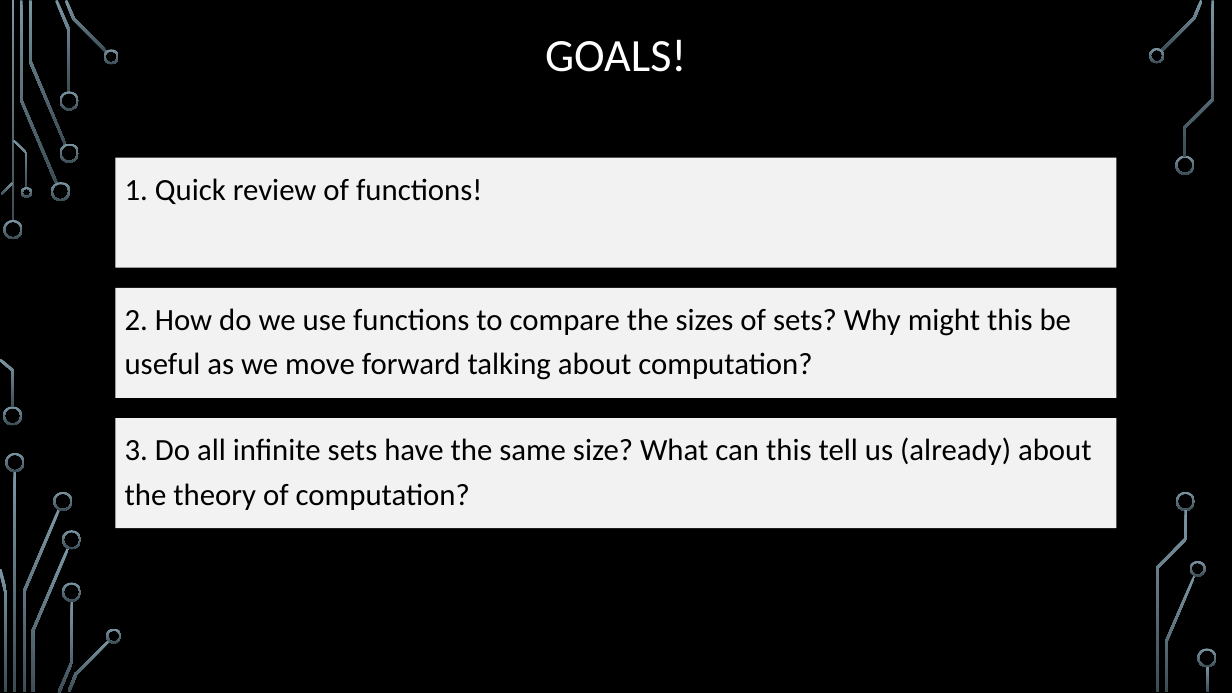
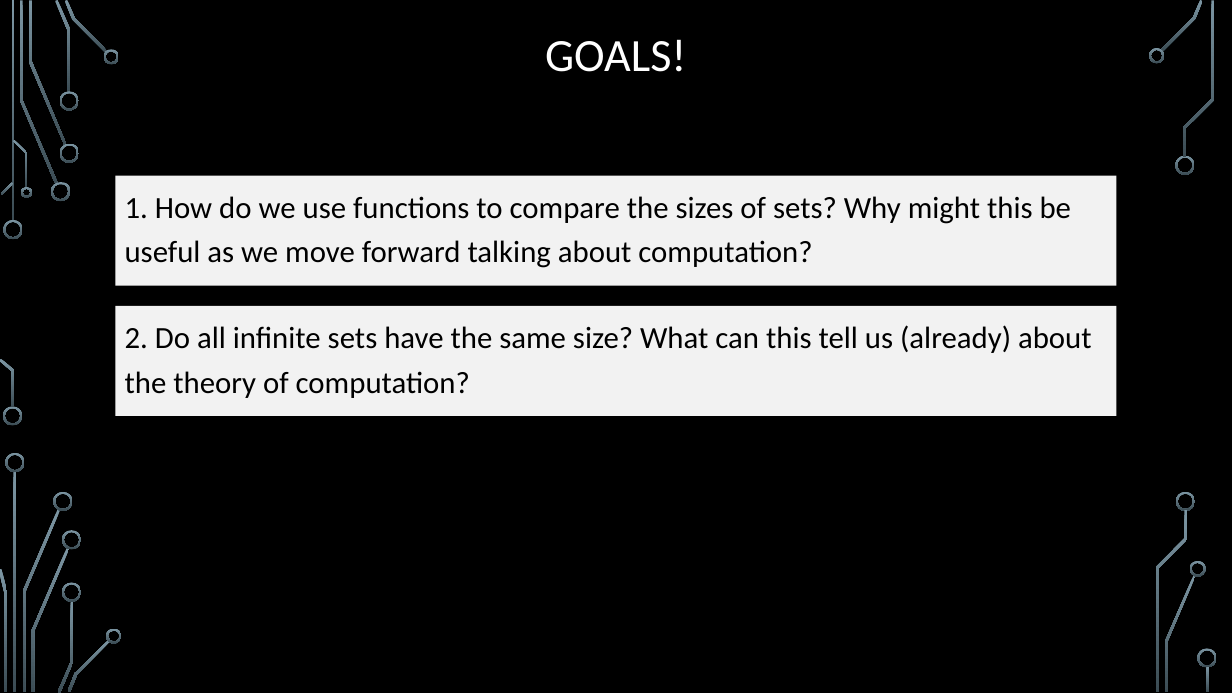
Before and after one commit to markfloryan/dmt2, a slide deck: slide 2 of slides/01-Cardinality.pptx. Drawn at 1232x693 pixels with LibreOffice and Linux fonts; fonts in the diff are those of the drawing; background and template pictures are left out. Boxes give left, top, right and bottom in pixels: in the first picture for what was removed or moved away, otherwise in the second. Text is boxed around its words. In the diff, an @@ line names an element or a change of style, - is before the commit and + after.

```diff
--- a/slides/01-Cardinality.pptx
+++ b/slides/01-Cardinality.pptx
@@ rectangle "1. How do we use ...": place and size @@
-rectangle "1. How do we use ..." at [116, 288, 1116, 398]
+rectangle "1. How do we use ..." at [116, 176, 1116, 286]
@@ text removed at [116, 158, 1116, 268] @@
-1. Quick review of functions!
@@ text in rectangle at [125, 196, 1071, 268]: text changed @@
-2. How do we use functions to compare the sizes of sets? Why might this be useful as we move forward talking about computation?
+1. How do we use functions to compare the sizes of sets? Why might this be useful as we move forward talking about computation?
@@ rectangle "2. Do all infinite sets ...": place and size @@
-rectangle "2. Do all infinite sets ..." at [116, 419, 1116, 529]
+rectangle "2. Do all infinite sets ..." at [116, 306, 1116, 416]
@@ text in rectangle at [125, 325, 1092, 398]: text changed @@
-3. Do all infinite sets have the same size? What can this tell us (already) about the theory of computation?
+2. Do all infinite sets have the same size? What can this tell us (already) about the theory of computation?
```
Also in this commit, not shown: 7 other slides changed, 14 slides removed.
